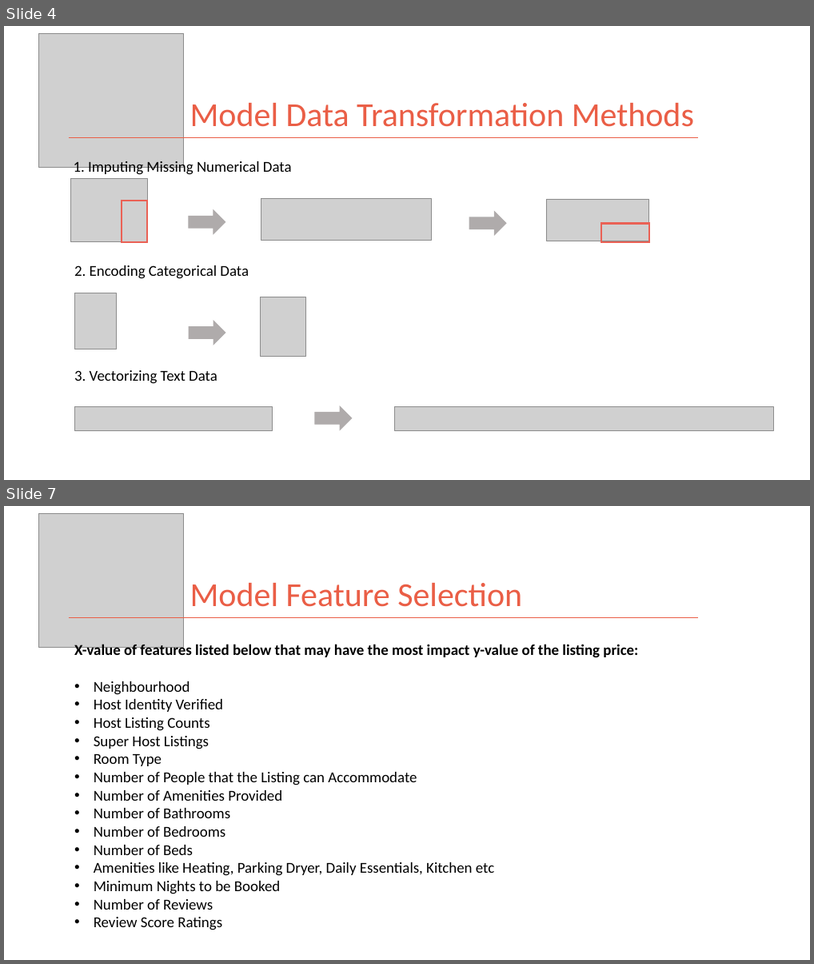
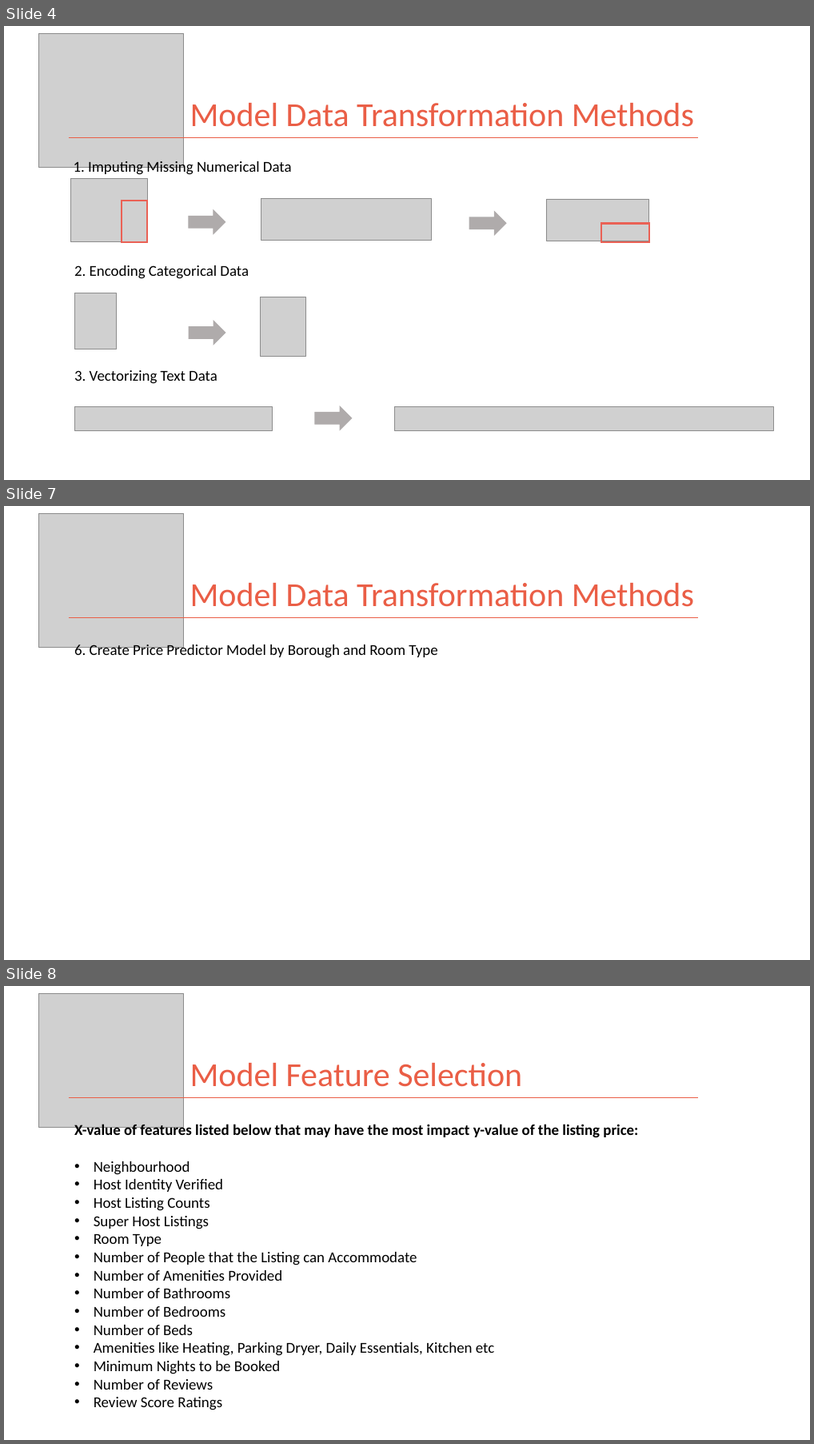
Before and after one commit to kman4/AirbnbPredictions, a slide deck: Airbnb Price Predictions (Model).pptx. Shown one above the other, each under a label of ours: slides 4 and 7 before the commit, slides 4, 7 and 8 after it; the slides between them are not shown. The pictures are 814x964 and 814x1444 pixels, drawn with LibreOffice and Linux fonts; fonts in the diff are those of the drawing; grey boxes stand for pictures. Boxes give left, top, right and bottom in pixels: in the first picture for what was removed or moved away, otherwise in the second. Text is boxed around its words. In the diff, an @@ line names an element or a change of style, - is before the commit and + after.

```diff
--- a/Airbnb Price Predictions (Model).pptx
+++ b/Airbnb Price Predictions (Model).pptx
@@ slide 7 added at [4,506,810,960], background #FFFFFF @@
@@ picture added at [39,513,184,647] @@
@@ title added at [190,583,694,607], 40 pt, text #EA5E46 @@
+Model Data Transformation Methods
@@ line added from (69, 617) to (698, 617), #EA5E46 1 pt @@
@@ text added at [74,643,438,660], 18 pt, text #000000 @@
+6. Create Price Predictor Model by Borough and Room Type
@@ what was slide 7 is now slide 8 @@
```
Also in this commit, not shown: 4 slides changed.
